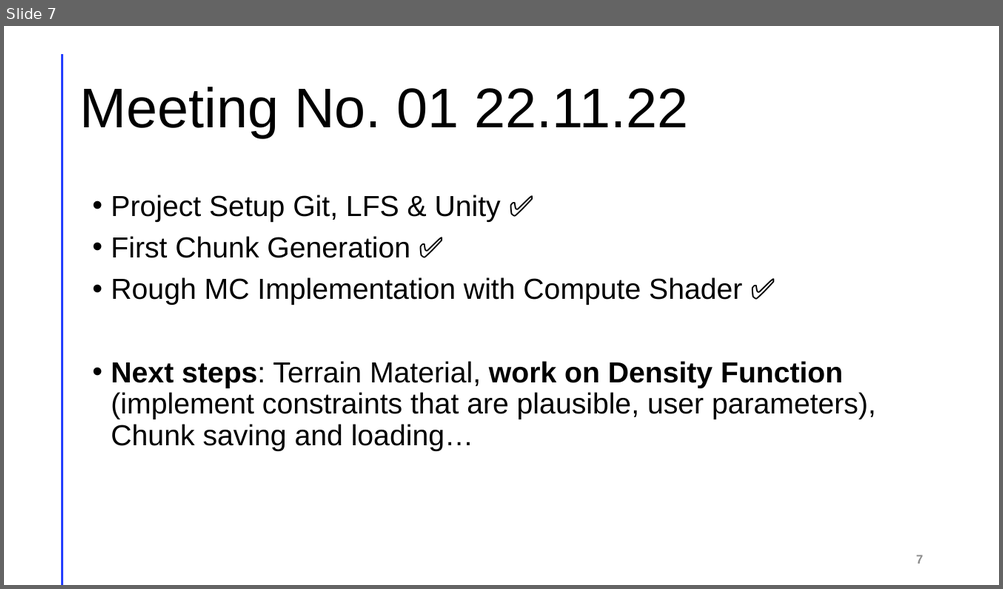
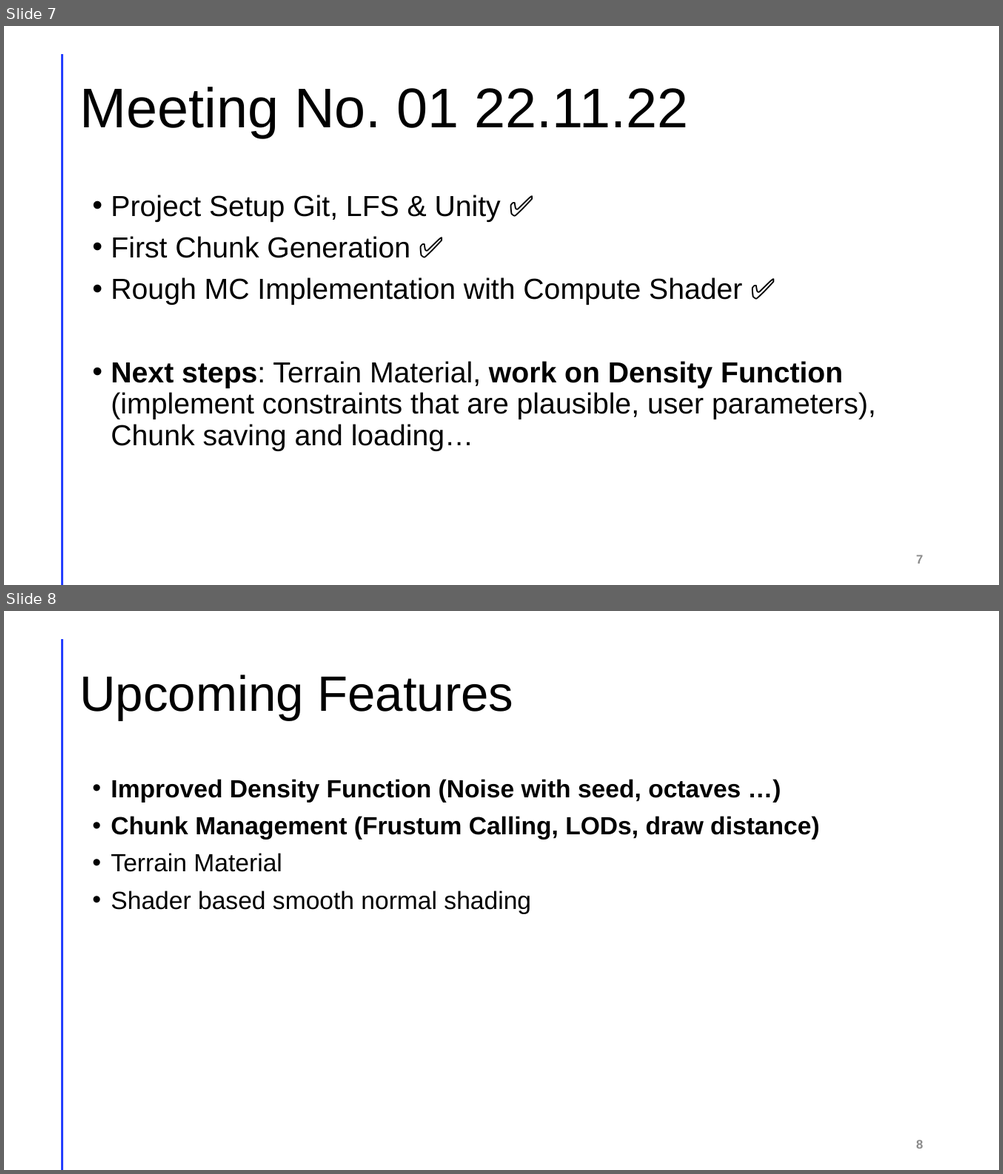
Before and after one commit to je-lehmann/cg_terrain_generator, a slide deck: Computergrafik Praktikum.pptx. Shown one above the other, each under a label of ours: slide 7 before the commit, slides 7 and 8 after it. The pictures are 1003x589 and 1003x1174 pixels, drawn with LibreOffice and Linux fonts; fonts in the diff are those of the drawing. Boxes give left, top, right and bottom in pixels: in the first picture for what was removed or moved away, otherwise in the second. Text is boxed around its words. In the diff, an @@ line names an element or a change of style, - is before the commit and + after.

```diff
--- a/Computergrafik Praktikum.pptx
+++ b/Computergrafik Praktikum.pptx
@@ slide 8 added at <box>4,611,999,1170</box>, background #FFFFFF; not listed: 1 template element that a slide beside it also shows @@
@@ title added at <box>79,675,513,720</box>, 48 pt, text #000000 @@
+Upcoming Features
@@ text added at <box>111,779,819,914</box>, 24 pt, text #000000, bold @@
+• Improved Density Function (Noise with seed, octaves …)
+• Chunk Management (Frustum Calling, LODs, draw distance)
+• Terrain Material
+• Shader based smooth normal shading
@@ page number added at <box>916,1140,922,1149</box>, 12 pt, text #8C8C8C, bold @@
+8
```
Also in this commit, not shown: 7 other files.
